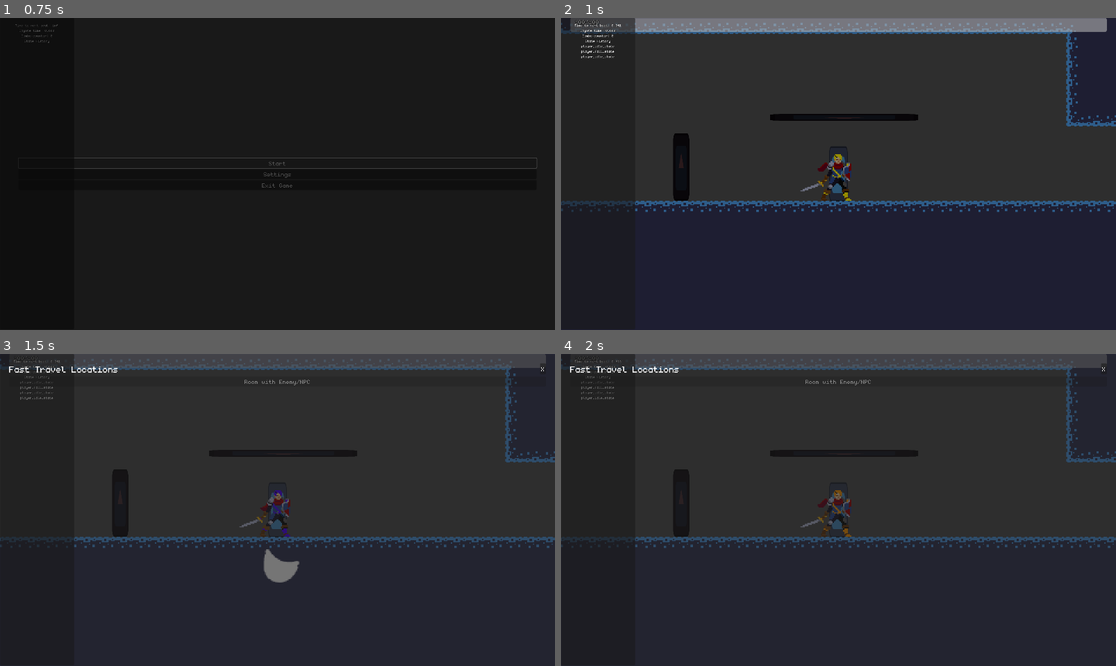
Above: before the commit, frames 1-4 (two rows, left to right).
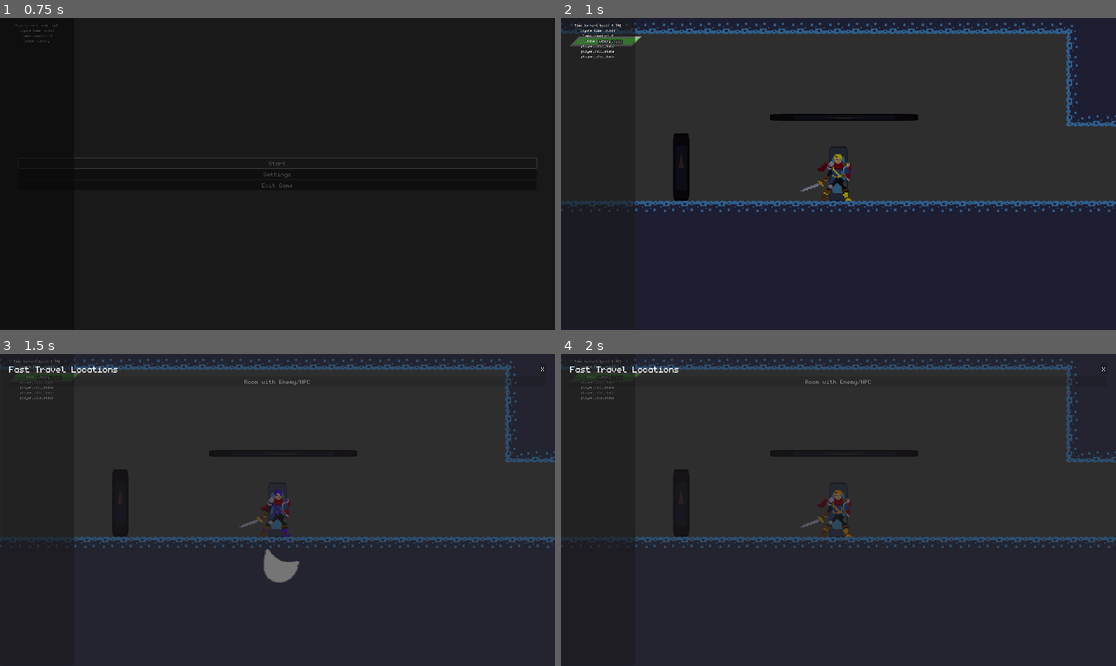
Above: after the commit, the same moments.

Repository: veggie-works/star-gazer
Game: Godot game, scene res://scenes/levels/main_menu/main_menu.tscn
Two runs of this game, one before a commit and one after it. Both use one fixed random seed, a clock stepped at 60 frames per second and the inputs below. The engine's default icon, where the game draws it, is replaced by a stand-in: a white triangle on a blue panel in a dark square. Sound files missing from this copy of the repository are replaced by a short silence.
Inputs (mouse positions are in pixels of both pictures, inside the frame that each line leads up to):
- Up to frame 1 (0.75 s): click "Start" at 0.5 s
- Up to frame 2 (1 s): no input
- Up to frame 3 (1.5 s): tap Enter (ui_accept) at 1.25 s; move the mouse to (249, 572) at 1.27 s; hold Up (up) from 1.28 s (still down); hold X (attack) from 1.28 s (still down); click (249, 572) at 1.42 s
- Up to frame 4 (2 s): keep holding Up (up); keep holding X (attack); tap Z (jump) at 1.52 s

Frame 1 is identical in both runs. In frame 2, 4.5% of the frame differs, in the area x 1-99%, y 0-10%; in frame 3, 3.9%; in frame 4, 3.9%.

Commit message:
Stylized health bar, persistent player health

Diff:
--- a/resources/saves/new_save.tres
+++ b/resources/saves/new_save.tres
@@ -13,3 +13,5 @@
 script = ExtResource("1_plc0g")
 last_save_point = SubResource("Resource_p3gq5")
 visited_save_points = Array[ExtResource("1_6vwvp")]([SubResource("Resource_p3gq5")])
+current_health = 100.0
+max_health = 100.0
--- a/resources/shaders/color_key_flash.gdshader
+++ b/resources/shaders/color_key_flash.gdshader
@@ -1,3 +1,4 @@
+// Chroma key a specific color and flash a specific color
 shader_type canvas_item;
 
 // The color of the pixels to be replaced
--- a/resources/shaders/flash.gdshader
+++ b/resources/shaders/flash.gdshader
@@ -1,3 +1,4 @@
+// Flash all non-transparent pixels a specific color
 shader_type canvas_item;
 
 // The color when flashing
--- /dev/null
+++ b/resources/shaders/shear.gdshader
@@ -0,0 +1,21 @@
+shader_type canvas_item;
+
+// The amount to shear the canvas item horizontally
+uniform float shear_x: hint_range(-1, 1) = 1;
+// The amount to shear the canvas item vertically
+uniform float shear_y: hint_range(-1, 1) = 0;
+
+void vertex() {
+	mat4 transform_matrix = mat4(
+		vec4(1.0, shear_y, 0.0, 0.0),
+		vec4(-shear_x, 1.0, 0.0, 0.0),
+		vec4(0.0, 0.0, 1.0, 0.0),
+		vec4(0.0, 0.0, 0.0, 1.0)
+	);
+
+	VERTEX = (transform_matrix * vec4(VERTEX, 0.0, 1.0)).xy;
+}
+
+void fragment() {
+	// Called for every pixel the material is visible on.
+}
--- a/scenes/ui/hud.tscn
+++ b/scenes/ui/hud.tscn
@@ -1,9 +1,18 @@
-[gd_scene load_steps=3 format=3 uid="uid://d0kwotaty7nke"]
+[gd_scene load_steps=8 format=3 uid="uid://d0kwotaty7nke"]
 
 [ext_resource type="Script" path="res://scripts/ui/hud.gd" id="1_4345e"]
+[ext_resource type="Shader" path="res://resources/shaders/shear.gdshader" id="2_bunlc"]
+[ext_resource type="Texture2D" uid="uid://bhj8jdqm3jd28" path="res://assets/art/ui/hp_under.png" id="3_2u2hd"]
+[ext_resource type="Texture2D" uid="uid://dt7ya72c6ufpm" path="res://assets/art/ui/hp_over.png" id="4_mqug4"]
+[ext_resource type="Texture2D" uid="uid://dv5g381563u1q" path="res://assets/art/ui/hp_bar.png" id="5_la46n"]
+
+[sub_resource type="ShaderMaterial" id="ShaderMaterial_37icq"]
+resource_local_to_scene = true
+shader = ExtResource("2_bunlc")
+shader_parameter/shear_x = 1.0
+shader_parameter/shear_y = 0.0
 
 [sub_resource type="LabelSettings" id="LabelSettings_axr4j"]
-font_size = 32
 outline_size = 4
 outline_color = Color(0, 0, 0, 1)
 
@@ -20,36 +29,52 @@
 anchors_preset = 15
 anchor_right = 1.0
 anchor_bottom = 1.0
+offset_bottom = 79.0
 grow_horizontal = 2
 grow_vertical = 2
+scale = Vector2(2, 2)
 theme_override_constants/margin_left = 32
 theme_override_constants/margin_top = 32
 theme_override_constants/margin_right = 32
 theme_override_constants/margin_bottom = 32
 
-[node name="health_bar_container" type="Control" parent="margin_container"]
+[node name="health_container" type="Control" parent="margin_container"]
 layout_mode = 2
+size_flags_horizontal = 0
 
-[node name="health_bar" type="ProgressBar" parent="margin_container/health_bar_container"]
+[node name="health_bar" type="TextureProgressBar" parent="margin_container/health_container"]
+material = SubResource("ShaderMaterial_37icq")
+layout_mode = 2
+offset_right = 8.0
+offset_bottom = 17.0
+size_flags_horizontal = 0
+value = 75.0
+rounded = true
+nine_patch_stretch = true
+stretch_margin_left = 4
+stretch_margin_top = 4
+stretch_margin_right = 4
+stretch_margin_bottom = 4
+texture_under = ExtResource("3_2u2hd")
+texture_over = ExtResource("4_mqug4")
+texture_progress = ExtResource("5_la46n")
+tint_progress = Color(0.345098, 1, 0.282353, 1)
+
+[node name="health_label" type="Label" parent="margin_container/health_container/health_bar"]
 layout_mode = 1
-anchors_preset = 10
-anchor_right = 1.0
-offset_bottom = 48.0
-grow_horizontal = 2
-size_flags_horizontal = 0
-value = 50.0
-rounded = true
-show_percentage = false
-
-[node name="health_label" type="Label" parent="margin_container/health_bar_container/health_bar"]
-layout_mode = 1
-anchors_preset = 15
-anchor_right = 1.0
-anchor_bottom = 1.0
-offset_left = 16.0
-offset_right = 16.0
+anchors_preset = 8
+anchor_left = 0.5
+anchor_top = 0.5
+anchor_right = 0.5
+anchor_bottom = 0.5
+offset_left = -18.0
+offset_top = -6.5
+offset_right = 18.0
+offset_bottom = 6.5
 grow_horizontal = 2
 grow_vertical = 2
-text = "50/100
+text = "75/100
 "
 label_settings = SubResource("LabelSettings_axr4j")
+horizontal_alignment = 1
+vertical_alignment = 1
--- a/scripts/actors/behaviors/health_manager.gd
+++ b/scripts/actors/behaviors/health_manager.gd
@@ -62,6 +62,7 @@
 
 ## Take damage to the actor
 func take_damage(attack: Attack) -> void:
+	print("TAKE DAMAGE: ", attack.weapon.damage)
 	owner.face(attack)
 	set_invincible()
 	var damage_amount: float = attack.weapon.damage
@@ -71,6 +72,7 @@
 	if shake_camera:
 		GameCamera.shake(25, 0.25)
 	if is_dead:
+
 		die()
 		return
 	if recoil_manager:
--- a/scripts/actors/grounded/player/player.gd
+++ b/scripts/actors/grounded/player/player.gd
@@ -7,6 +7,8 @@
 @onready var coyote_timer: Timer = $timers/coyote_timer
 ## Parent of areas that trigger certain objects
 @onready var colliders: Array[CollisionShape2D] = []
+## The player's health manager
+@onready var health_manager: HealthManager = $behaviors/health_manager
 
 ## Whether input should be disabled
 var disable_input: bool
@@ -30,7 +32,6 @@
 		return not coyote_timer.is_stopped()
 
 func _ready() -> void:
-	UIManager.get_ui(HUD).update_health()
 	for collider: CollisionShape2D in find_children("*", "CollisionShape2D"):
 		if collider == collision:
 			continue
@@ -38,6 +39,11 @@
 			collider.global_position = collision.global_position
 			collider.shape.set_size(collision.shape.size)
 		colliders.append(collider)
+	health_manager.current_health = SaveManager.save_data.current_health
+	health_manager.max_health = SaveManager.save_data.max_health
+	health_manager.took_damage.connect(on_health_manager_take_damage)
+	health_manager.healed.connect(on_health_manager_healed)
+	UIManager.get_ui(HUD).update_health()
 
 func _process(delta: float) -> void:
 	update_coyote_time()
@@ -51,3 +57,13 @@
 		coyote_timer.start()
 	elif is_grounded() and not was_grounded and in_coyote_time:
 		coyote_timer.stop()
+
+## Callback for when the player takes damage
+func on_health_manager_take_damage(_attack: Attack) -> void:
+	SaveManager.save_data.current_health = health_manager.current_health
+	SaveManager.save_data.max_health = health_manager.max_health
+
+## Callback for when the player heals
+func on_health_manager_healed(_amount: float) -> void:
+	SaveManager.save_data.current_health = health_manager.current_health
+	SaveManager.save_data.max_health = health_manager.max_health
--- a/scripts/autoload/save_manager/save_data.gd
+++ b/scripts/autoload/save_manager/save_data.gd
@@ -2,7 +2,13 @@
 class_name SaveData extends Resource
 
 ## The save point that the player last saved at
-@export var last_save_point: SavePointData
+@export var last_save_point: SavePointData = null
 
 ## A list of all save points that have been visited
-@export var visited_save_points: Array[SavePointData]
+@export var visited_save_points: Array[SavePointData] = []
+
+## The player's current health value
+@export var current_health: float = 100
+
+## The player's maximum health value
+@export var max_health: float = 100
--- a/scripts/gameplay/save/save_point.gd
+++ b/scripts/gameplay/save/save_point.gd
@@ -31,6 +31,8 @@
 	SaveManager.save_data.last_save_point = data
 	if not SaveManager.save_data.visited_save_points.any(func(save_point_data): return save_point_data.equals(data)):
 		SaveManager.save_data.visited_save_points.append(data)
+	for player: Player in get_tree().get_nodes_in_group("players"):
+		player.health_manager.full_heal()
 
 func _on_interact_area_interact() -> void:
 	save()
--- a/scripts/ui/hud.gd
+++ b/scripts/ui/hud.gd
@@ -2,7 +2,7 @@
 class_name HUD extends BaseUI
 
 ## The progress bar displaying the player health
-@onready var health_bar: ProgressBar = $margin_container/health_bar_container/health_bar
+@onready var health_bar: TextureProgressBar = $margin_container/health_container/health_bar
 ## The label displaying the current health value out of the max health value
 @onready var health_label: Label = health_bar.get_node("health_label")
 
@@ -39,4 +39,6 @@
 ## Update the health value in the HUD
 func update_health() -> void:
 	health_bar.value = health_manager.current_health
+	health_bar.size.x = health_manager.max_health + health_bar.stretch_margin_left + health_bar.stretch_margin_right
 	health_label.text = "%d/%d" % [health_manager.current_health, health_manager.max_health]
+	#health_label.position.x -= health_label.size.x / 2
Binary file added: assets/art/ui/hp_bar.png
Not shown, added: assets/art/ui/hp_bar.png.import
Not shown, added: assets/art/ui/hp_bar_end.png.import
Not shown, added: assets/art/ui/hp_bg.png.import
Binary file added: assets/art/ui/hp_over.png
Not shown, added: assets/art/ui/hp_over.png.import
Binary file added: assets/art/ui/hp_under.png
Not shown, added: assets/art/ui/hp_under.png.import
